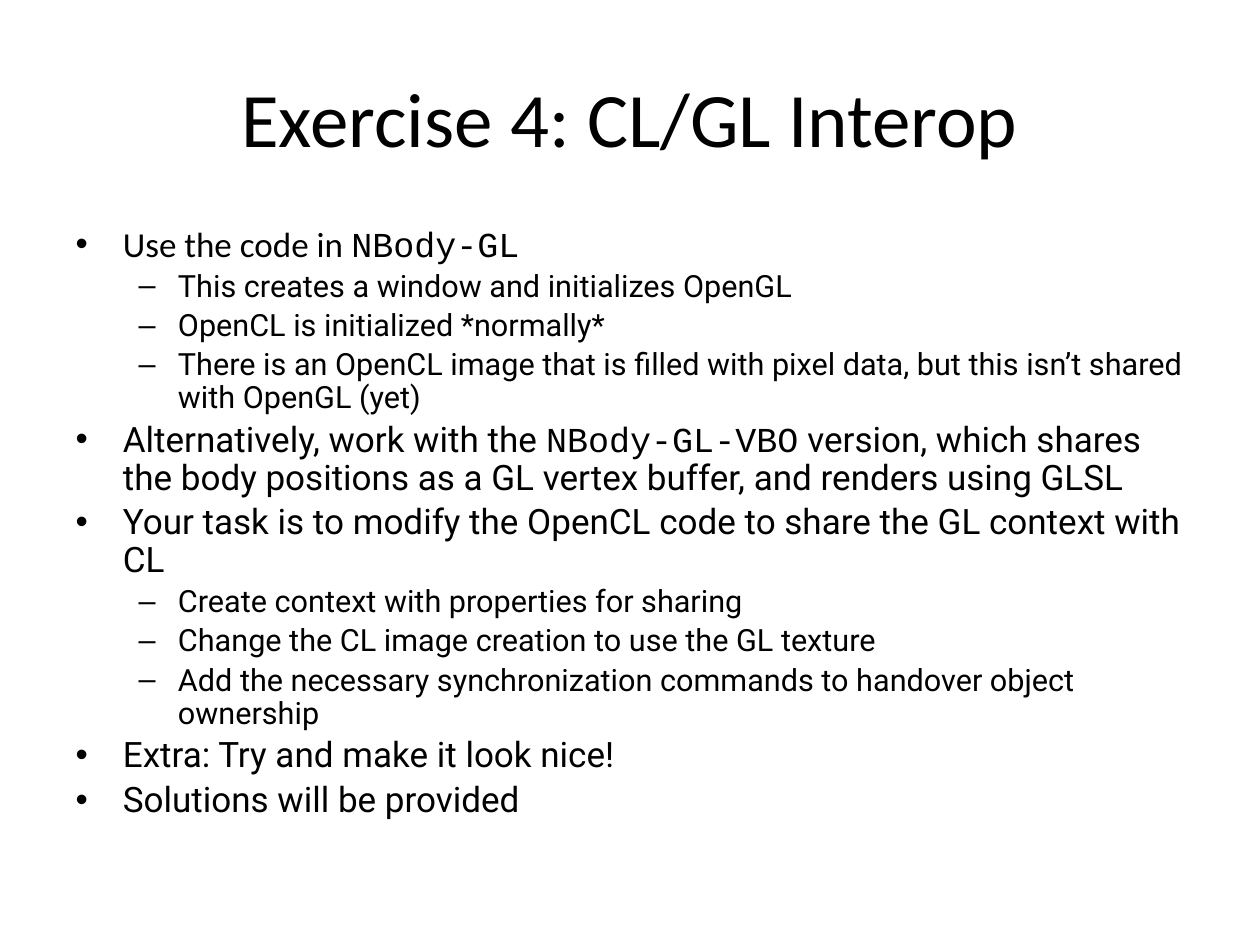
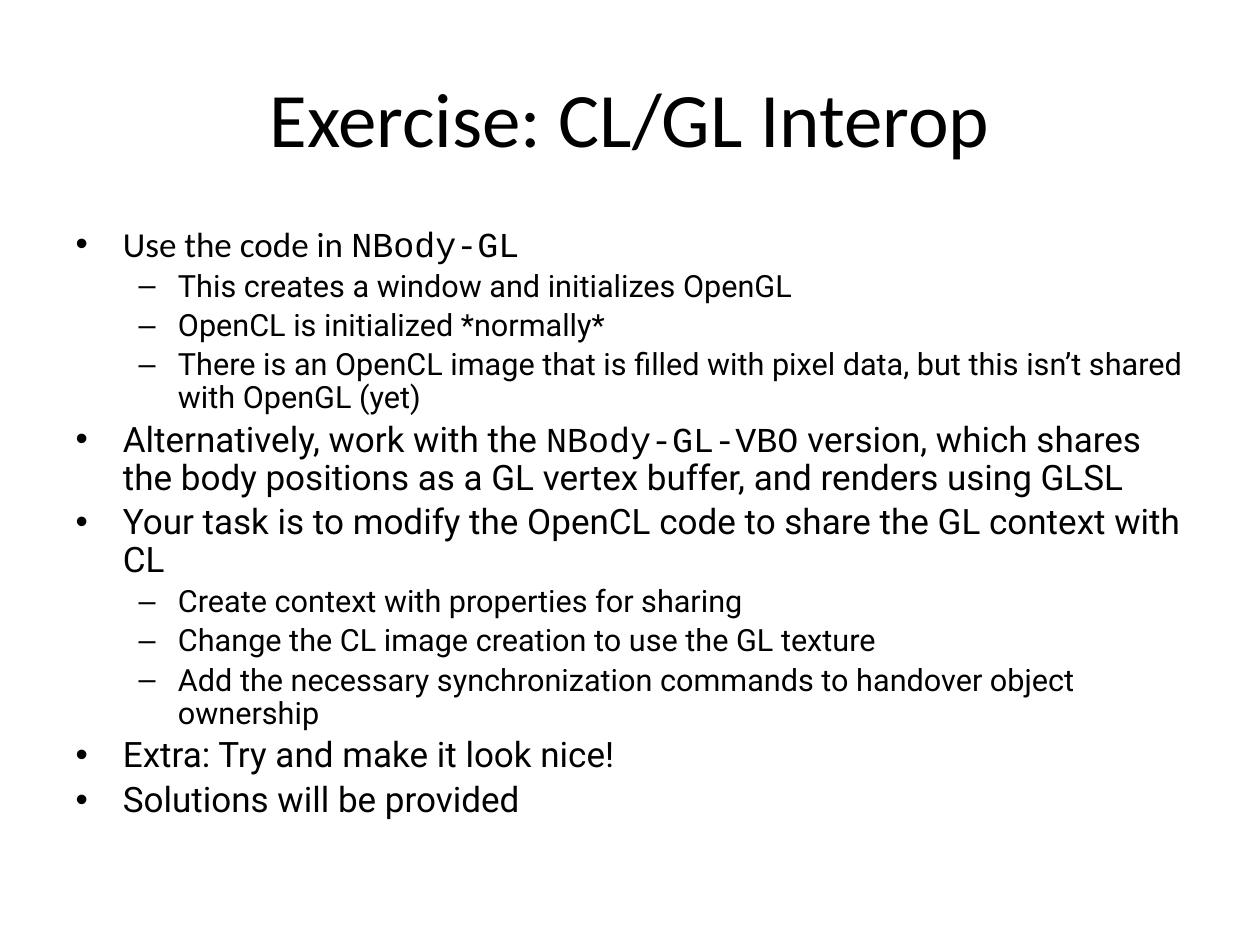
Before and after one commit to UoB-HPC/opencl-training-code, a slide deck: slide 13 of slides/advanced_part4.pptx. Drawn at 1260x945 pixels with LibreOffice and Linux fonts; fonts in the diff are those of the drawing. Boxes give left, top, right and bottom in pixels: in the first picture for what was removed or moved away, otherwise in the second. Text is boxed around its words. In the diff, an @@ line names an element or a change of style, - is before the commit and + after.

```diff
--- a/slides/advanced_part4.pptx
+++ b/slides/advanced_part4.pptx
@@ title at (270, 93, 989, 160): text changed @@
-Exercise 4: CL/GL Interop
+Exercise: CL/GL Interop
```
Also in this commit, not shown: 3 other slides changed, 1 other file.
